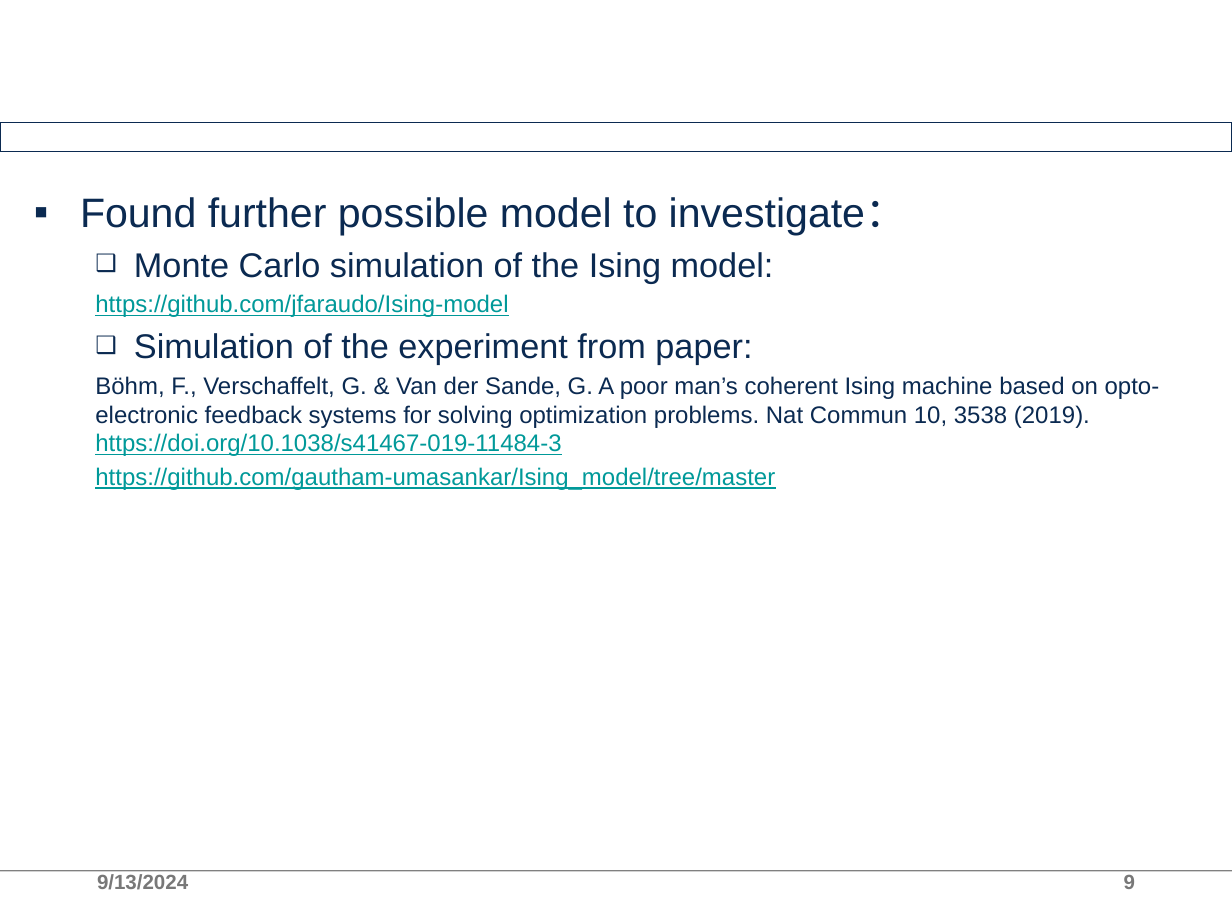
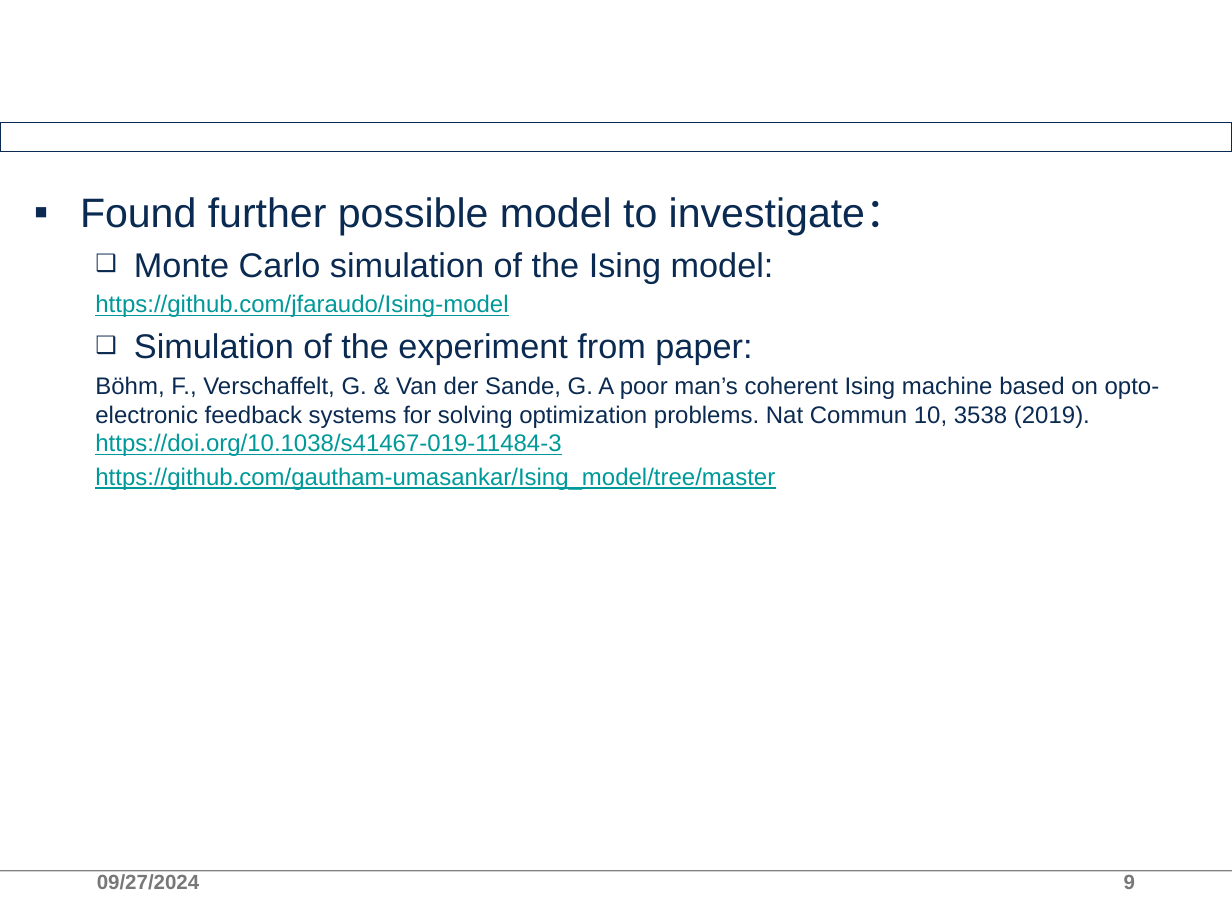
Before and after one commit to AllInCoffee/WHK_workplace, a slide deck: slide 9 of progress.pptx. Drawn at 1232x924 pixels with LibreOffice and Linux fonts; fonts in the diff are those of the drawing; background and template pictures are left out. Boxes give left, top, right and bottom in pixels: in the first picture for what was removed or moved away, otherwise in the second. Text is boxed around its words. In the diff, an @@ line names an element or a change of style, - is before the commit and + after.

```diff
--- a/progress.pptx
+++ b/progress.pptx
@@ text at (x1=97, y1=874, x2=200, y2=890): text changed; text colour #797979 to #787878; bold on @@
-9/13/2024
+09/27/2024
```
Also in this commit, not shown: 27 other slides changed, 7 slides added, 1 slide removed.
